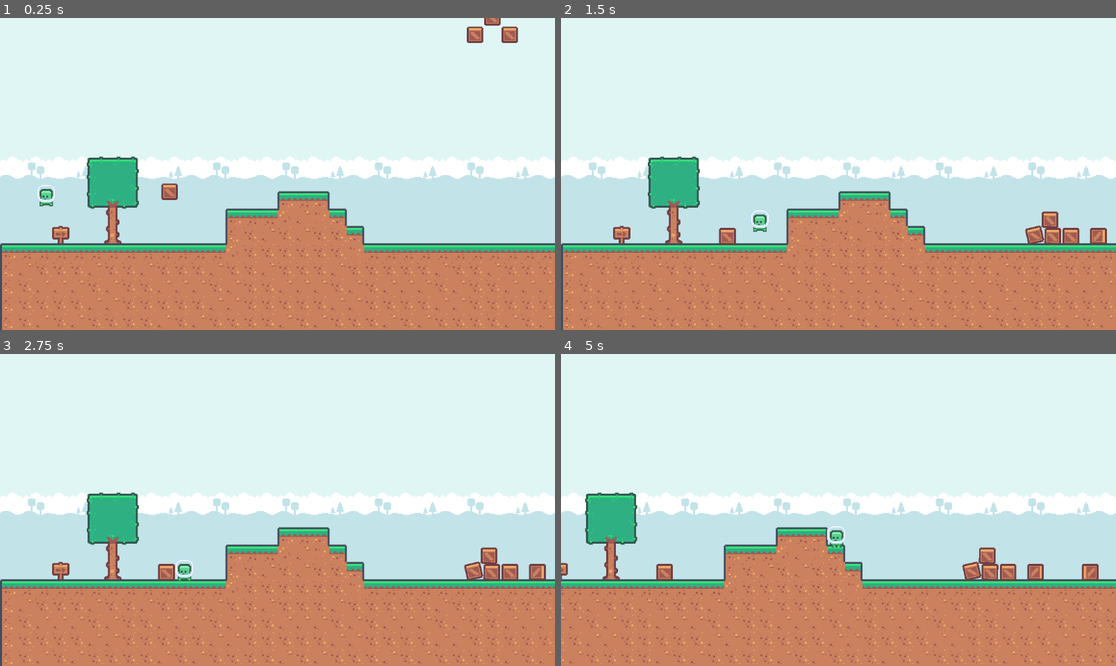
Above: before the commit, frames 1-4 (two rows, left to right).
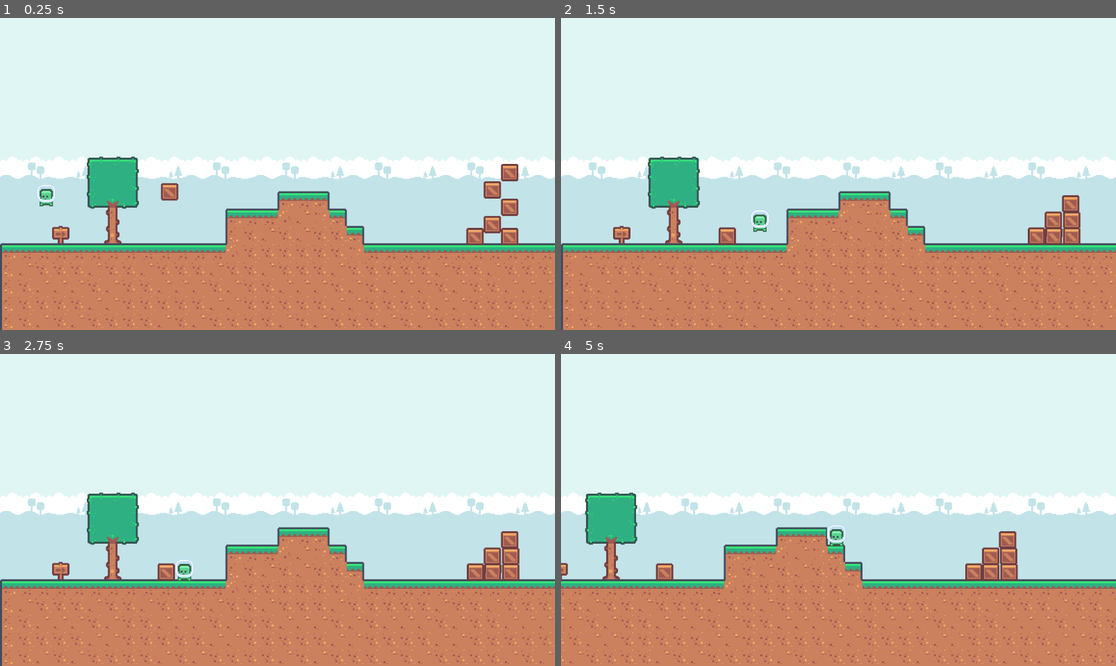
Above: after the commit, the same moments.

Repository: dallasschoff/gord-the-game
Game: Godot game, scene res://Scenes/Game_0.2.tscn
Two runs of this game, one before a commit and one after it. Both use one fixed random seed, a clock stepped at 60 frames per second and the inputs below.
Inputs:
- Up to frame 1 (0.25 s): no input
- Up to frame 2 (1.5 s): hold Right (ui_right) from 0.53 s (still down); tap Up (ui_up) at 0.77 s
- Up to frame 3 (2.75 s): tap Up (ui_up) at 1.52 s; release Right (ui_right) at 2.03 s; hold Left (ui_left) from 2.03 s (still down)
- Up to frame 4 (5 s): release Left (ui_left) at 2.78 s; hold Right (ui_right) 2.78-4.28 s; tap Up (ui_up) at 3.02, 3.77, 4.52 s; hold Left (ui_left) from 4.28 s (still down)

The runs differ from the first frame. In frame 1, 1.5% of the frame differs, in the area x 28-94%, y 0-73%; in frame 2, 0.9%; in frame 3, 0.9%; in frame 4, 1.2%.

Commit message:
adjusted rigid bodies

Diff:
--- a/Scenes/Game_0.2.tscn
+++ b/Scenes/Game_0.2.tscn
@@ -30,6 +30,7 @@
 3:0/0 = 0
 3:0/0/physics_layer_0/linear_velocity = Vector2(0, 0)
 3:0/0/physics_layer_0/angular_velocity = 0.0
+3:0/0/physics_layer_0/polygon_0/points = PackedVector2Array(-9, -9, 9, -9, 9, 9, -9, 9)
 3:0/0/physics_layer_1/linear_velocity = Vector2(0, 0)
 3:0/0/physics_layer_1/angular_velocity = 0.0
 4:0/0 = 0
@@ -1036,22 +1037,22 @@
 position = Vector2(-31, -180)
 
 [node name="RigidBodyX3" parent="RigidGroup" instance=ExtResource("3_kbx1v")]
-position = Vector2(524, 169)
+position = Vector2(524, 384)
 
 [node name="RigidBodyX4" parent="RigidGroup" instance=ExtResource("3_kbx1v")]
-position = Vector2(542, 151)
+position = Vector2(542, 366)
 
 [node name="RigidBodyX5" parent="RigidGroup" instance=ExtResource("3_kbx1v")]
-position = Vector2(560, 133)
+position = Vector2(560, 348)
 
 [node name="RigidBodyX" parent="RigidGroup" instance=ExtResource("3_kbx1v")]
 position = Vector2(207, 332)
 
 [node name="RigidBodyX8" parent="RigidGroup" instance=ExtResource("3_kbx1v")]
-position = Vector2(542, 115)
+position = Vector2(542, 330)
 
 [node name="RigidBodyX9" parent="RigidGroup" instance=ExtResource("3_kbx1v")]
-position = Vector2(560, 169)
+position = Vector2(560, 384)
 
 [node name="RigidBodyX10" parent="RigidGroup" instance=ExtResource("3_kbx1v")]
-position = Vector2(560, 97)
+position = Vector2(560, 312)
--- a/Scenes/GravityPlayer.tscn
+++ b/Scenes/GravityPlayer.tscn
@@ -38,3 +38,4 @@
 sprite_frames = SubResource("SpriteFrames_4yqe8")
 animation = &"idle"
 autoplay = "idle"
+frame_progress = 0.142071
--- a/Scenes/RigidBodyX.tscn
+++ b/Scenes/RigidBodyX.tscn
@@ -15,6 +15,6 @@
 scale = Vector2(0.95, 0.95)
 shape = SubResource("RectangleShape2D_sxxvv")
 
-[node name="Sprite2D" type="Sprite2D" parent="CollisionShape2D"]
+[node name="Sprite2D" type="Sprite2D" parent="."]
 texture = ExtResource("1_3vnb8")
 region_rect = Rect2(0, 0, 128, 128)
--- a/project.godot
+++ b/project.godot
@@ -1,3 +1,11 @@
+; Engine configuration file.
+; It's best edited using the editor UI and not directly,
+; since the parameters that go here are not all obvious.
+;
+; Format:
+;   [section] ; section goes between []
+;   param=value ; assign values to parameters
+
 config_version=5
 
 [application]
